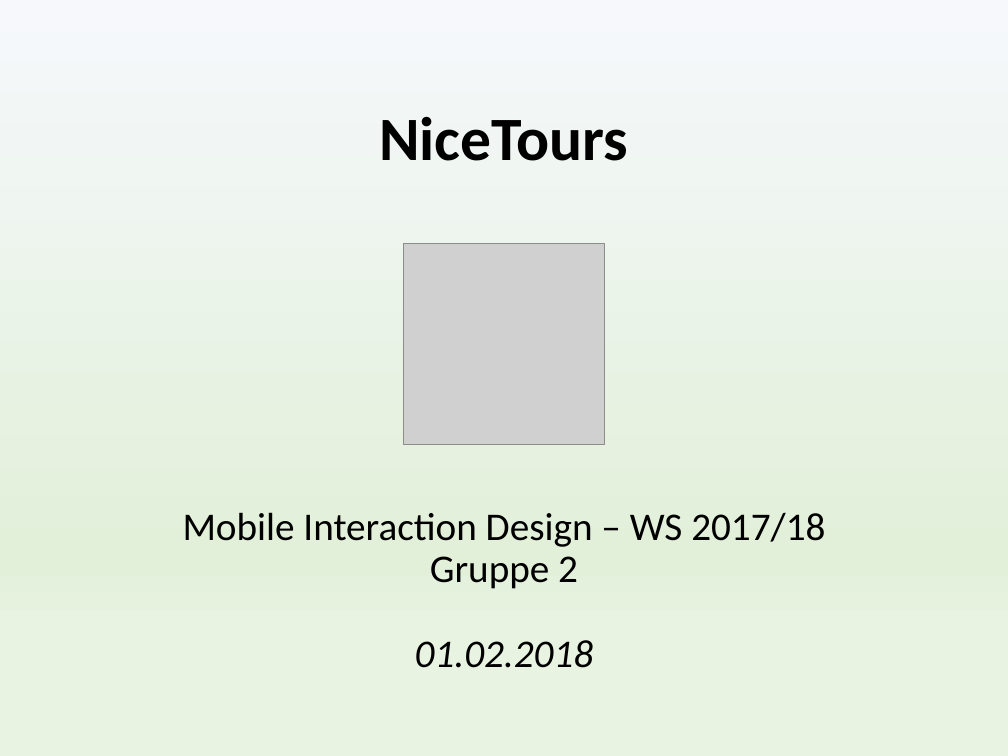
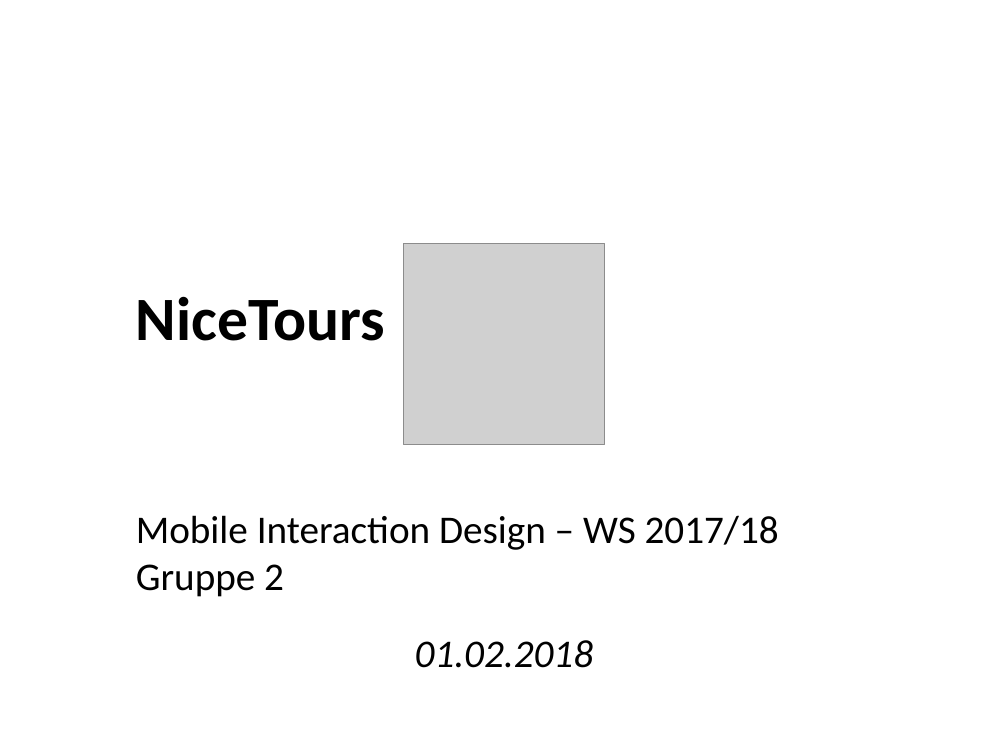
Before and after one commit to MIDw17group02/sightseeingApp, a slide deck: slide 1 of NiceTours Presentation.pptx. Drawn at 1008x756 pixels with LibreOffice and Linux fonts; fonts in the diff are those of the drawing; grey boxes stand for pictures. Boxes give left, top, right and bottom in pixels: in the first picture for what was removed or moved away, otherwise in the second. Text is boxed around its words. In the diff, an @@ line names an element or a change of style, - is before the commit and + after.

Commit message:
updated presentation

```diff
--- a/NiceTours Presentation.pptx
+++ b/NiceTours Presentation.pptx
@@ background gradient #F6F8FC to #E2F0D9 to #E8F3E1 to #FFFFFF @@
@@ text at <box>136,515,779,668</box>: text changed @@
-NiceTours
-Mobile Interaction Design – WS 2017/18
-Gruppe 2
-01.02.2018
+NiceTours
+Mobile Interaction Design – WS 2017/18
+Gruppe 2
+01.02.2018
```
Also in this commit, not shown: 7 other slides changed, 3 slides added.
